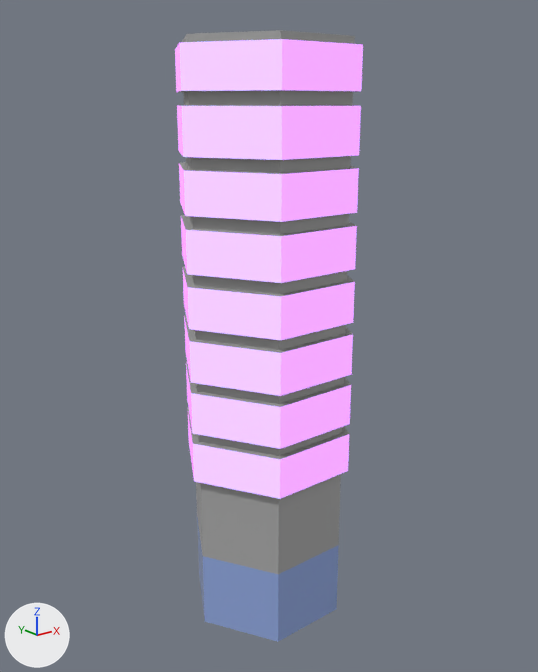
The FBX model SeniorProject2025/Assets/BetaBuildings/Tower1.fbx as it was, and as the next commit left it.
The view is the same before and after, from a 50 mm lens placed at (-6.3, -6.72, 7.26), pointed at (-0.08, 1.05, 4.15). Lighting does not change. The marker at lower left points along +X, +Y and +Z. Where no turn or scale is listed for an object, it has been applied to the vertices.

Script lines for the objects in view, before the commit:
```python
me_mesh = bpy.data.meshes.new('Mesh')
me_mesh.from_pydata(...)  # 265 vertices, 265 faces; spans x -1.24..1.24, y -1.09..1.09, z -4.01..4.01
# faces by material slot: [6, 211, 48]
me_mesh.materials.append(mat_standardsurface16)  # blue #99b1e9
me_mesh.materials.append(mat_standardsurface1)  # grey #aaaaaa
me_mesh.materials.append(mat_standardsurface6)  # cyan #00ffff
ob_tower1 = bpy.data.objects.new('Tower1', me_mesh)
ob_tower1.location = (-0.16, 1.05, 4.01)
```
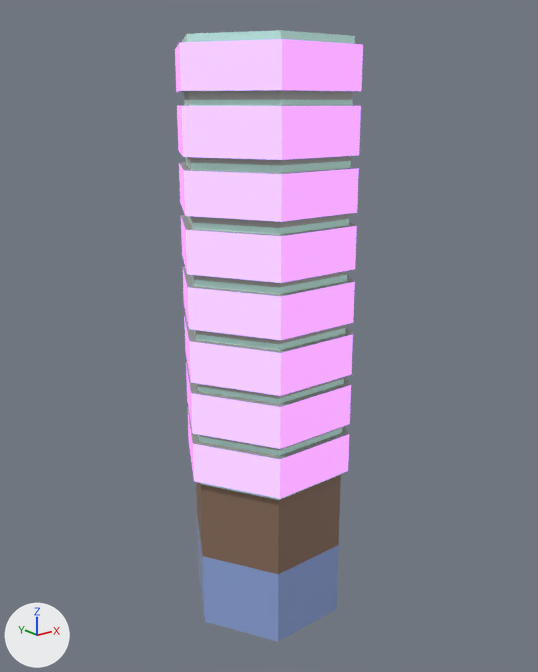
Where the change shows, as pixel boxes [x1, y1, x2, y2] in the pictures (538 x 672 px):
part 1 of me_mesh, recoloured (grey to cyan): [279, 161, 351, 500] in both
part 2 of me_mesh, recoloured (grey to cyan): [186, 157, 280, 500] in both
part 3 of me_mesh, recoloured (grey to cyan): [280, 30, 355, 106] in both
part 4 of me_mesh, recoloured (grey to cyan): [182, 30, 281, 106] in both
part 5 of me_mesh, recoloured: [279, 214, 349, 450] in both
part 6 of me_mesh, recoloured: [190, 216, 280, 450] in both
part 7 of me_mesh, recoloured: [280, 90, 353, 165] in both
part 8 of me_mesh, recoloured: [183, 90, 280, 165] in both
part 9 of me_mesh, recoloured (grey to brown): [196, 475, 341, 574] in both

What changed in the scene script:
```text
Add mat_lambert1:
    mat_lambert1 = principled_material('lambert1')
    mat_lambert1.base_color = (0.5, 0.5, 0.5)  # grey #bcbcbc
Add mat_standardsurface12:
    mat_standardsurface12 = principled_material('standardSurface12')
    mat_standardsurface12.base_color = (0.593, 1.0, 1.0)  # cyan #caffff
    mat_standardsurface12.roughness = 0.2
    mat_standardsurface12.emission_color = (0.312, 0.213, 0.0306)  # yellow #987f31
    mat_standardsurface12.emission_strength = 0.14
Add mat_lambert3:
    mat_lambert3 = principled_material('lambert3')
    mat_lambert3.base_color = (0.254, 0.157, 0.11)  # brown #8a6e5d
Change me_mesh:
    where me_mesh.from_pydata(...)  # 265 vertices, 265 faces; spans x -1.24..1.24, y -1.09..1.09, z -4.01..4.01
    used by ob_tower1; location = (-0.16, 1.05, 4.01)
    me_mesh part 1: 28 of the faces centred in x 0.0..0.85, y -1.0..1.0, z -1.72..2.52 switch from mat_standardsurface1 (grey #aaaaaa) to mat_standardsurface12 (cyan #caffff)
    me_mesh part 2: 14 of the faces centred in x -0.85, y -0.5..0.5, z -1.72..2.52 switch from mat_standardsurface1 (grey #aaaaaa) to mat_standardsurface12 (cyan #caffff)
    me_mesh part 3: 8 of the faces centred in x 0.0..0.85, y -1.0..1.0, z 3.25..3.96 switch from mat_standardsurface1 (grey #aaaaaa) to mat_standardsurface12 (cyan #caffff)
    me_mesh part 4: 4 of the faces centred in x -0.85, y -0.5..0.5, z 3.25..3.96 switch from mat_standardsurface1 (grey #aaaaaa) to mat_standardsurface12 (cyan #caffff)
    me_mesh part 5: 20 of the faces centred in x 0.0..0.85, y -1.0..1.0, z -1.0..1.89 switch from mat_standardsurface1 (grey #aaaaaa) to mat_lambert1 (grey #bcbcbc)
    me_mesh part 6: 10 of the faces centred in x -0.85, y -0.5..0.5, z -1.0..1.89 switch from mat_standardsurface1 (grey #aaaaaa) to mat_lambert1 (grey #bcbcbc)
    me_mesh part 7: 8 of the faces centred in x 0.0..0.85, y -1.0..1.0, z 2.6..3.34 switch from mat_standardsurface1 (grey #aaaaaa) to mat_lambert1 (grey #bcbcbc)
    me_mesh part 8: 4 of the faces centred in x -0.85, y -0.5..0.5, z 2.6..3.34 switch from mat_standardsurface1 (grey #aaaaaa) to mat_lambert1 (grey #bcbcbc)
    me_mesh part 9: all 6 faces centred in x -0.85..0.85, y -1.0..1.0, z -2.33 switch from mat_standardsurface1 (grey #aaaaaa) to mat_lambert3 (brown #8a6e5d)
```
